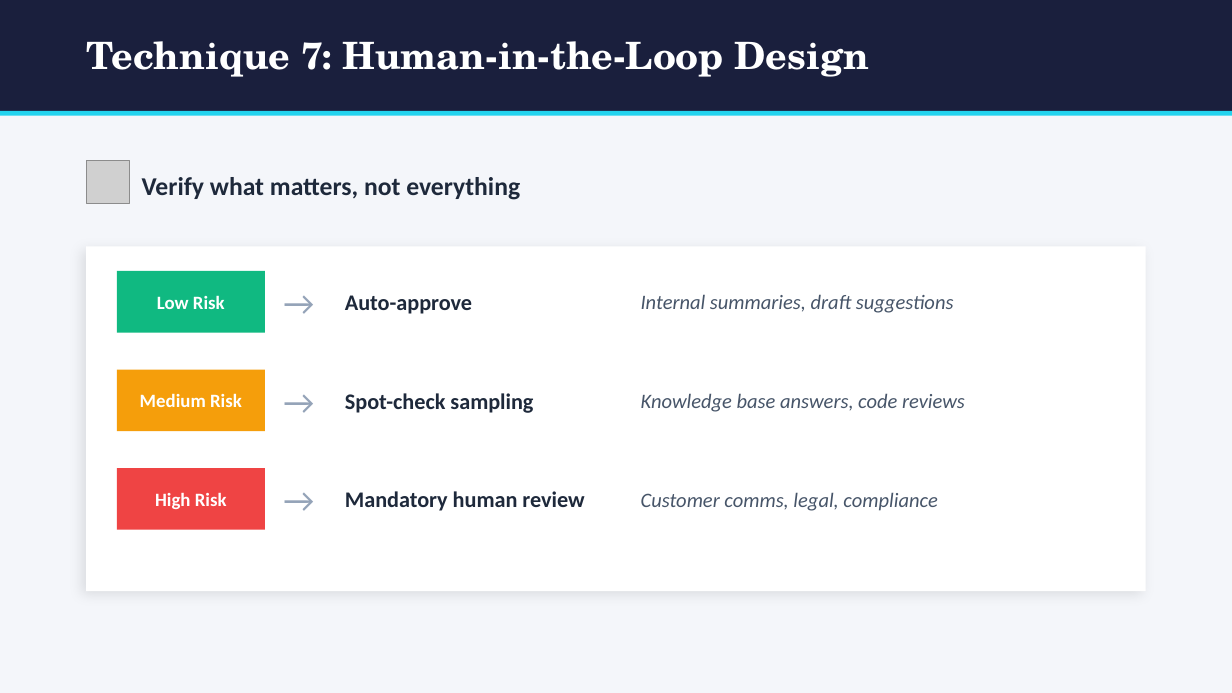
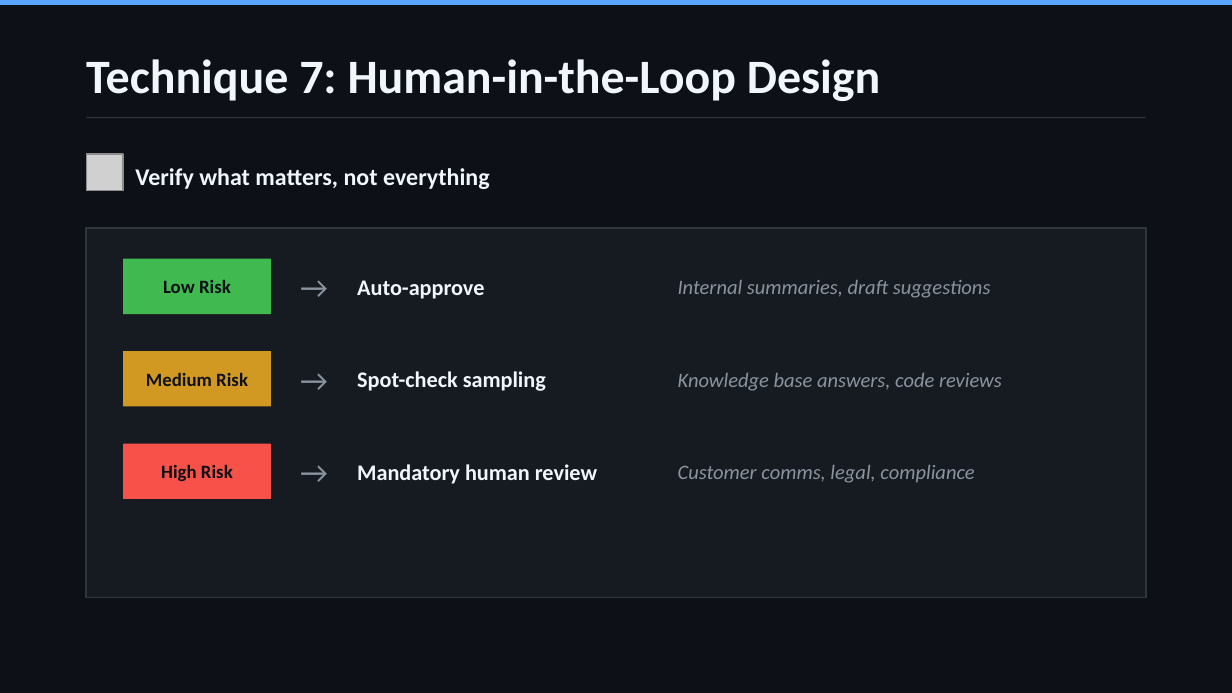
Before and after one commit to SteveHoggNZ/kb, a slide deck: slide 16 of trusting-ai-output.pptx. Drawn at 1232x693 pixels with LibreOffice and Linux fonts; fonts in the diff are those of the drawing; grey boxes stand for pictures. Boxes give left, top, right and bottom in pixels: in the first picture for what was removed or moved away, otherwise in the second. Text is boxed around its words. In the diff, an @@ line names an element or a change of style, - is before the commit and + after.

```diff
--- a/trusting-ai-output.pptx
+++ b/trusting-ai-output.pptx
@@ background #F4F6FA to #0D1117 @@
@@ rectangle: place and size @@
-rectangle at [0,0,1232,111]
+rectangle at [0,0,1232,5]
@@ rectangle at [0,0,1232,5]: fill #1A1F3D to #58A6FF @@
@@ text "Technique 7: Human-in-the-Loop Design": place and size @@
-text "Technique 7: Human-in-the-Loop Design" at [86,41,869,77]
+text "Technique 7: Human-in-the-Loop Design" at [86,59,880,101]
@@ text "Technique 7: Human-in-the-Loop Design" at [86,59,880,101]: size 22 to 28 pt, font TeX Gyre Schola to Calibri, text colour #FFFFFF to #F0F6FC @@
@@ rectangle: place and size @@
-rectangle at [0,111,1232,116]
+rectangle at [86,117,1146,118]
@@ rectangle at [86,117,1146,118]: fill #22D3EE to #30363D @@
@@ picture: place and size @@
-picture at [86,160,129,203]
+picture at [86,154,123,191]
@@ text "Verify what matters, not everything" at [135,168,490,189]: size 15 to 14 pt, text colour #1E293B to #F0F6FC @@
@@ rectangle: place and size @@
-rectangle at [86,246,1146,591]
+rectangle at [86,228,1146,598]
@@ rectangle at [86,228,1146,598]: fill #FFFFFF to #161B22; outline none to #30363D 1 pt; shadow off @@
@@ text "Low Risk": place and size @@
-text "Low Risk" at [157,295,225,309]
+text "Low Risk" at [163,280,231,293]
@@ rectangle: place and size @@
-rectangle at [117,271,265,333]
+rectangle at [123,259,271,314]
@@ rectangle at [123,259,271,314]: fill #10B981 to #3FB950 @@
@@ text "→": place and size @@
-text "→" at [283,265,333,339]
+text "→" at [290,259,339,314]
@@ text "Auto-approve": place and size @@
-text "Auto-approve" at [345,295,472,314]
+text "Auto-approve" at [357,280,484,299]
@@ text "Internal summaries, draft suggestions": place and size @@
-text "Internal summaries, draft suggestions" at [641,294,954,313]
+text "Internal summaries, draft suggestions" at [678,280,991,298]
@@ text "Medium Risk": place and size @@
-text "Medium Risk" at [140,393,242,407]
+text "Medium Risk" at [146,372,248,386]
@@ rectangle: place and size @@
-rectangle at [117,370,265,431]
+rectangle at [123,351,271,407]
@@ rectangle at [123,351,271,407]: fill #F59E0B to #D29922 @@
@@ text "→": place and size @@
-text "→" at [283,363,333,437]
+text "→" at [290,351,339,407]
@@ text "Spot-check sampling": place and size @@
-text "Spot-check sampling" at [345,393,533,413]
+text "Spot-check sampling" at [357,371,546,391]
@@ text "Knowledge base answers, code reviews": place and size @@
-text "Knowledge base answers, code reviews" at [641,393,965,412]
+text "Knowledge base answers, code reviews" at [678,373,1002,391]
@@ text colour #FFFFFF to #0D1117 in 3 elements at [163,280,231,293], [146,372,248,386], [161,464,233,481] @@
@@ text "High Risk": place and size @@
-text "High Risk" at [155,493,227,509]
+text "High Risk" at [161,464,233,481]
@@ rectangle: place and size @@
-rectangle at [117,468,265,530]
+rectangle at [123,444,271,499]
@@ rectangle at [123,444,271,499]: fill #EF4444 to #F85149 @@
@@ size 20 to 18 pt, text colour #94A3B8 to #8B949E; alignment left to centre in 3 elements at [290,259,339,314], [290,351,339,407], [290,444,339,499] @@
@@ text "→": place and size @@
-text "→" at [283,462,333,536]
+text "→" at [290,444,339,499]
@@ text colour #1E293B to #F0F6FC in 3 elements at [357,280,484,299], [357,371,546,391], [357,464,597,484] @@
@@ text "Mandatory human review": place and size @@
-text "Mandatory human review" at [345,491,584,511]
+text "Mandatory human review" at [357,464,597,484]
@@ text colour #475569 to #8B949E in 3 elements at [678,280,991,298], [678,373,1002,391], [678,465,974,483] @@
@@ text "Customer comms, legal, compliance": place and size @@
-text "Customer comms, legal, compliance" at [641,492,937,511]
+text "Customer comms, legal, compliance" at [678,465,974,483]
```
Also in this commit, not shown: 22 other slides changed.
